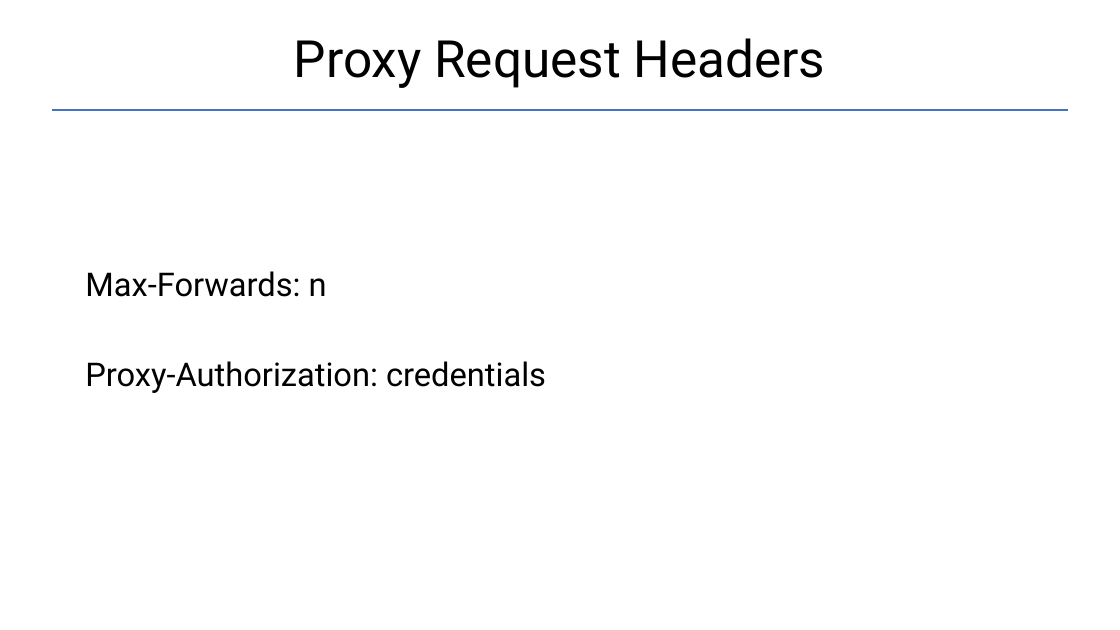
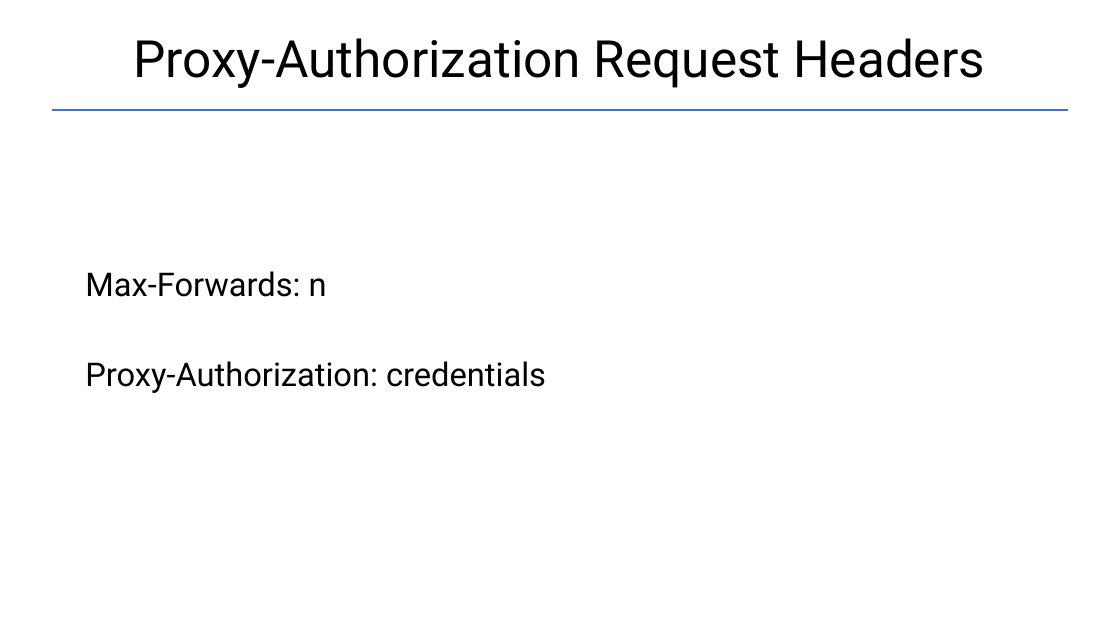
Before and after one commit to Garnik94/Levelup_presentations, a slide deck: slide 23 of Http/Http_presentation.pptx. Drawn at 1120x630 pixels with LibreOffice and Linux fonts; fonts in the diff are those of the drawing. Boxes give left, top, right and bottom in pixels: in the first picture for what was removed or moved away, otherwise in the second. Text is boxed around its words. In the diff, an @@ line names an element or a change of style, - is before the commit and + after.

```diff
--- a/Http/Http_presentation.pptx
+++ b/Http/Http_presentation.pptx
@@ title at box(134, 38, 985, 88): text changed @@
-Proxy Request Headers
+Proxy-Authorization Request Headers
```
Also in this commit, not shown: 4 other slides changed, 1 other file.
